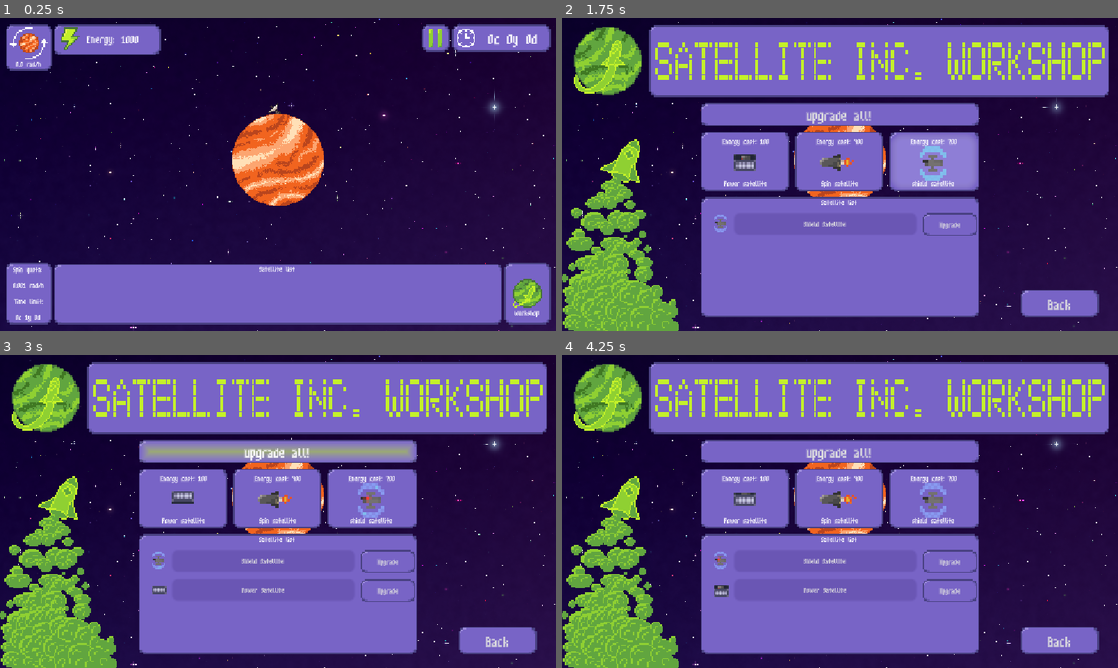
Above: before the commit, frames 1-4 (two rows, left to right).
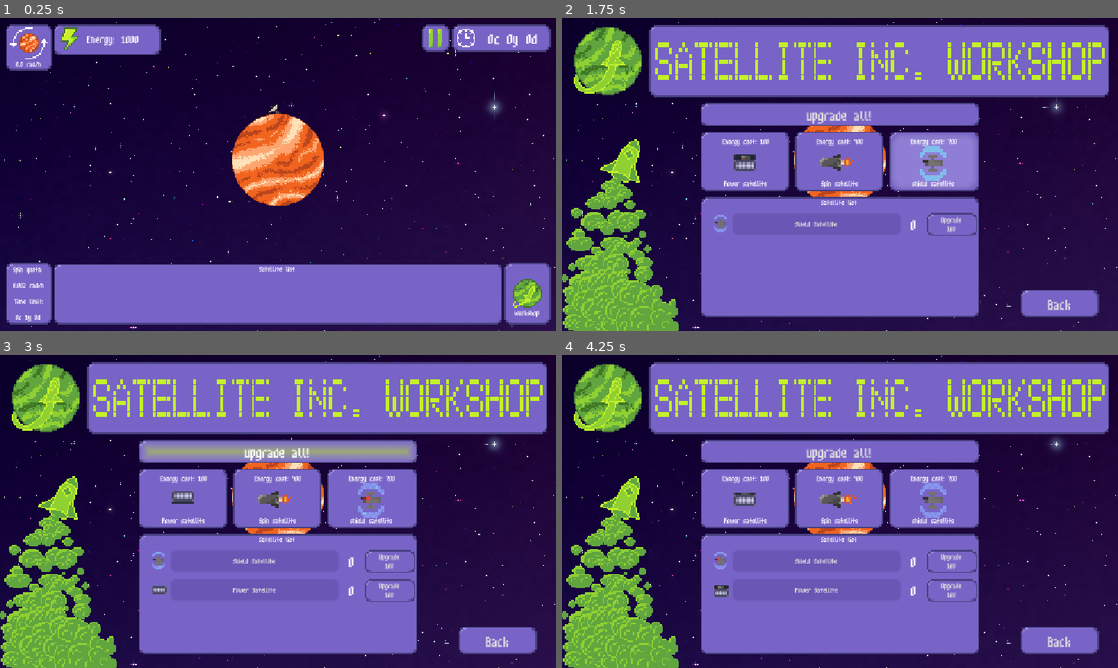
Above: after the commit, the same moments.

Repository: SpookyPlagueDoc777/Orbit-game
Game: Godot game, scene res://Scenes/Game/main_node.tscn
Two runs of this game, one before a commit and one after it. Both use one fixed random seed, a clock stepped at 60 frames per second and the inputs below.
Inputs (mouse positions are in pixels of both pictures, inside the frame that each line leads up to):
- Up to frame 1 (0.25 s): no input
- Up to frame 2 (1.75 s): click (1090, 293) at 0.5 s; tap Enter at 1.25 s; move the mouse to (962, 158) at 1.27 s; click (962, 158) at 1.42 s
- Up to frame 3 (3 s): move the mouse to (166, 527) at 2.02 s; click (166, 527) at 2.17 s; move the mouse to (333, 442) at 2.77 s; click (333, 442) at 2.92 s
- Up to frame 4 (4.25 s): move the mouse to (812, 574) at 3.52 s; click (812, 574) at 3.67 s

The runs differ from the first frame. In frame 1, less than 0.1% of the frame differs, in the area x 4-5%, y 84-86%; in frame 2, 0.3%; in frame 3, 0.6%, in the area x 41-72%, y 62-79%; in frame 4, 0.6%.

Commit message:
upgrades and quota

Diff:
--- a/Code/Game/Satellites/power_satellite.gd
+++ b/Code/Game/Satellites/power_satellite.gd
@@ -18,6 +18,7 @@
 
 func _process(delta: float) -> void:
 	update_position()
+	satenergyprod = 2 * (upgrade + 1)
 
 func _physics_process(delta: float) -> void:
 	second += delta
--- a/Code/Game/Satellites/spin_satellite.gd
+++ b/Code/Game/Satellites/spin_satellite.gd
@@ -18,6 +18,8 @@
 
 func _process(delta: float) -> void:
 	update_position()
+	satspinprod = 0.00001 * (upgrade + 1)
+
 
 func _physics_process(delta: float) -> void:
 	second += delta
--- a/Code/Game/main_node.gd
+++ b/Code/Game/main_node.gd
@@ -33,7 +33,7 @@
 
 func check_quota_reached() -> void:
 	if check_quota():
-		Global.quota = randf_range(Global.quota * 1.2, Global.quota * 2)
+		Global.quota = snappedf(randf_range(Global.quota + 0.002, Global.quota * 4),0.001)
 		game_won.text = "Quota Reached!\nNew Quota: " + str(snappedf(Global.quota,0.0001))
 		game_won.visible = true
 		game_won_timer.start()
@@ -65,14 +65,18 @@
 
 # Called every frame. 'delta' is the elapsed time since the previous frame.
 func _process(delta: float) -> void:
-#updating lables
+	#updating lables
+	if Global.is_paused && !timer.paused:
+		timer.paused = true
+	elif !Global.is_paused && timer.paused:
+		timer.paused = false
 	energy_amount.text = str(round(Global.energy))
 	current_time.text = str(TimerCenturies) + "c " + str(TimerYears) + "y " + str(TimerDays) + "d"
 	current_spin_speed.text = str(snappedf(Global.spin_speed, 0.0001)) + " rad/h"
-	spin_quota.text = str(Global.quota) + " rad/h"
+	spin_quota.text = str(snappedf(Global.quota,0.0001)) + " rad/h"
 	time_to_meet_quota.text = str(Global.time_limit_c) + "c " + str(Global.time_limit_y) + "y " + str(Global.time_limit_d) + "d"
 
-#timer
+#Timer
 func _on_timer_timeout() -> void:
 	TimerDays += 1
 	if TimerDays >= 365:
--- a/Code/Game/satellite.gd
+++ b/Code/Game/satellite.gd
@@ -13,6 +13,7 @@
 @export_category("Satellite Energy")
 @export var satenergyprod: int
 @export var satenergylaunch: int
+@export var upgrade: int = 0
 @export var satspinprod: float
 var orbitspeed: float
 var launchanimation: bool = true
--- a/Code/Globals/global.gd
+++ b/Code/Globals/global.gd
@@ -11,7 +11,7 @@
 var time_limit_c: int = 0
 var time_limit_y: int = 1
 var time_limit_d: int = 0
-var quota: float = 0.001
+var quota: float = 0.002
 
 
 # Called when the node enters the scene tree for the first time.
--- a/Code/Ui/satellite_info.gd
+++ b/Code/Ui/satellite_info.gd
@@ -2,6 +2,9 @@
 
 @onready var line_edit: LineEdit = $LineEdit
 @onready var sprite: AnimatedSprite2D = $SatelliteSprite
+@onready var upgrade_num: Label = $UpgradeNum
+@onready var upgrade_button: Button = $UpgradeContainer/UpgradeButton
+var current_price: int = 100
 
 var the_satellite
 
@@ -25,7 +28,20 @@
 	sprite.play()
 	line_edit.text = satellites.satellitename
 	the_satellite = satellites
+	upgrade_num.text = str(the_satellite.upgrade)
+	current_price = the_satellite.upgrade * 50 + 100
+	upgrade_button.text = "Upgrade\n" + str(current_price)
 
 
 func _on_line_edit_text_changed(new_text: String) -> void:
 	the_satellite.satellitename = new_text
+
+
+func _on_upgrade_button_pressed() -> void:
+	if current_price <= Global.energy:
+		Global.energy -= current_price
+		the_satellite.upgrade += 1
+		upgrade_num.text = str(the_satellite.upgrade)
+	current_price = the_satellite.upgrade * 50 + 100
+	print(the_satellite.upgrade)
+	upgrade_button.text = "Upgrade\n" + str(current_price)
--- a/Scenes/Game/main_node.tscn
+++ b/Scenes/Game/main_node.tscn
@@ -80,6 +80,18 @@
 grow_horizontal = 2
 grow_vertical = 0
 
+[node name="GameOver" parent="CanvasLayer/GameUI" index="8" unique_id=2055132133]
+text = "Game Over!"
+
+[node name="GameOverTimer" parent="CanvasLayer/GameUI/GameOver" index="0" unique_id=339133672]
+wait_time = 5.0
+
+[node name="GameWon" parent="CanvasLayer/GameUI" index="9" unique_id=2068494220]
+text = "Quota Reached!"
+
+[node name="GameWonTimer" parent="CanvasLayer/GameUI/GameWon" index="0" unique_id=1487164128]
+wait_time = 6.0
+
 [node name="Root_pause" parent="CanvasLayer" unique_id=477685508 instance=ExtResource("4_3qm64")]
 visible = false
 
--- a/Scenes/UI/satellite_info.tscn
+++ b/Scenes/UI/satellite_info.tscn
@@ -293,6 +293,14 @@
 theme = ExtResource("4_yk8gx")
 text = "Satellite"
 alignment = 1
+
+[node name="UpgradeNum" type="Label" parent="." unique_id=756568558]
+layout_mode = 2
+size_flags_horizontal = 3
+size_flags_stretch_ratio = 0.08
+theme = ExtResource("4_yk8gx")
+text = "0"
+horizontal_alignment = 1
 
 [node name="UpgradeContainer" type="NinePatchRect" parent="." unique_id=1213617198]
 layout_mode = 2
@@ -316,3 +324,4 @@
 text = "Upgrade"
 
 [connection signal="text_changed" from="LineEdit" to="." method="_on_line_edit_text_changed"]
+[connection signal="pressed" from="UpgradeContainer/UpgradeButton" to="." method="_on_upgrade_button_pressed"]
